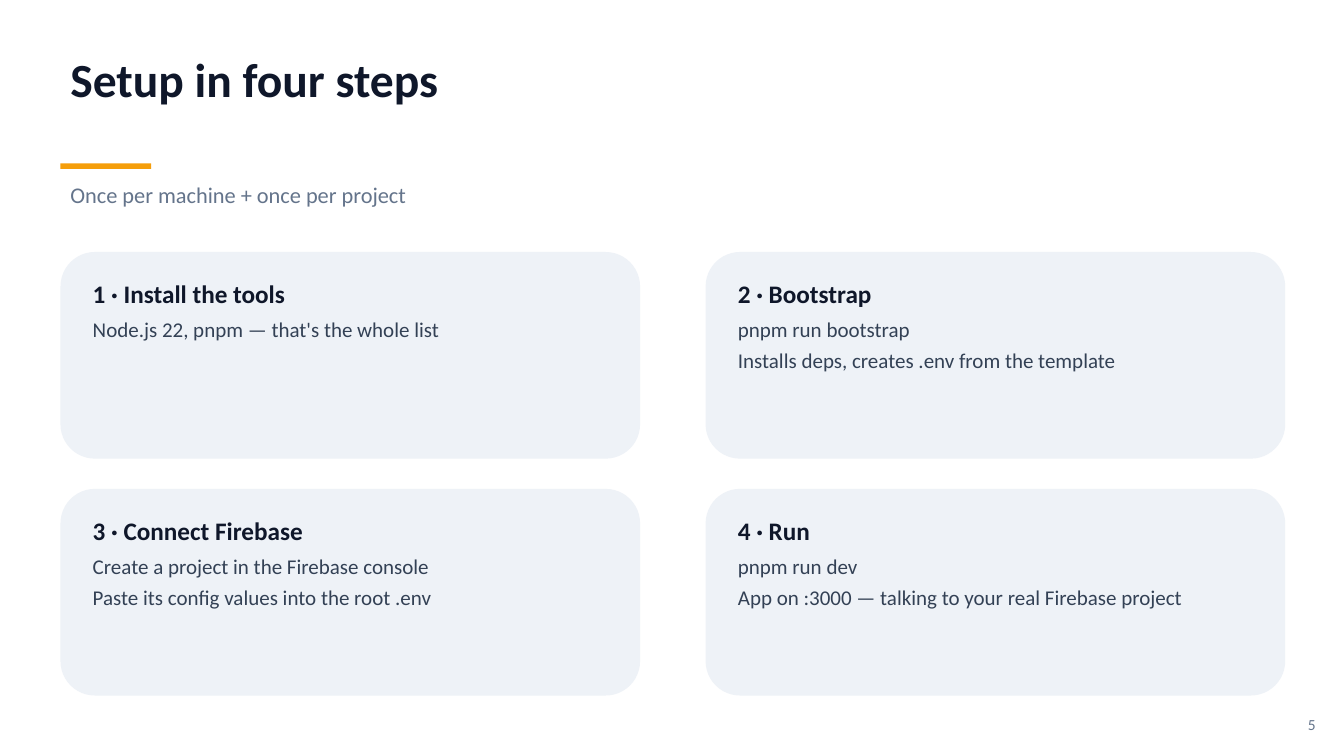
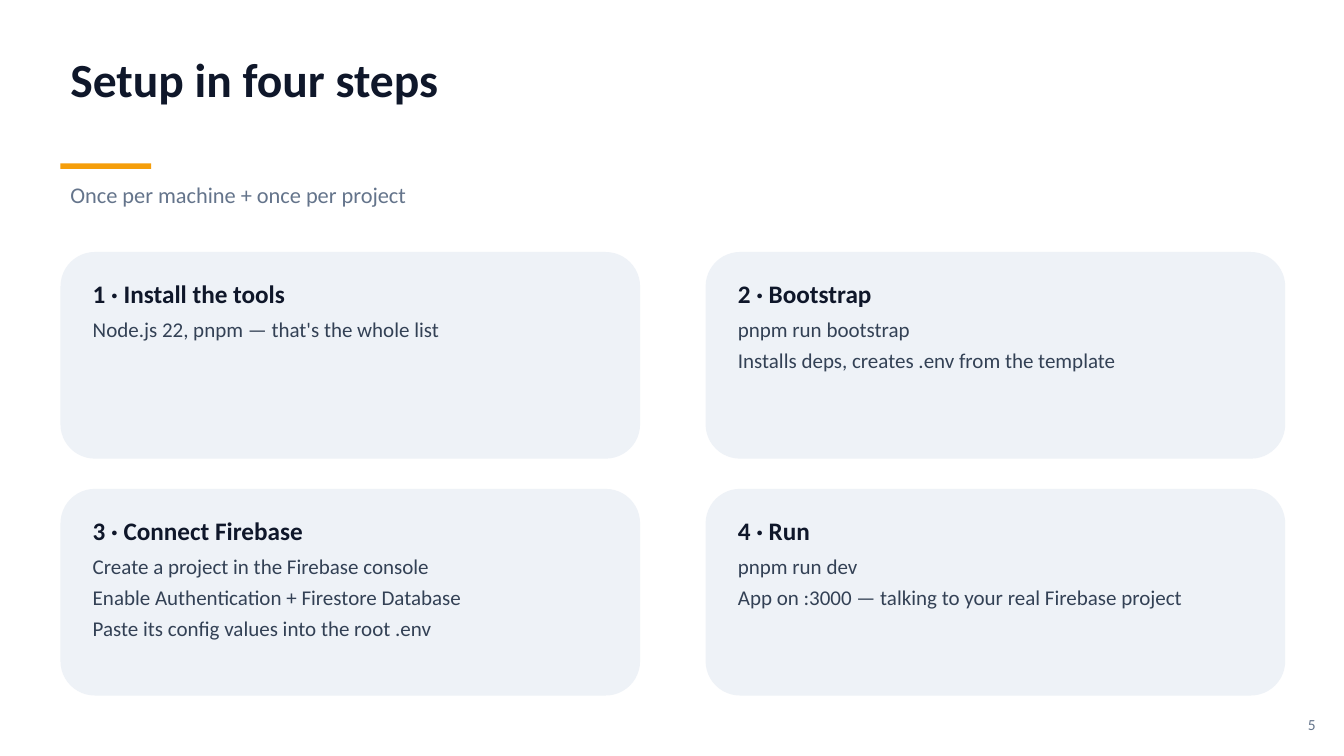
Before and after one commit to AEX8/team9-garage-boilerplate, a slide deck: slide 5 of docs/garage-boilerplate-guide.pptx. Drawn at 1344x756 pixels with LibreOffice and Linux fonts; fonts in the diff are those of the drawing. Boxes give left, top, right and bottom in pixels: in the first picture for what was removed or moved away, otherwise in the second. Text is boxed around its words. In the diff, an @@ line names an element or a change of style, - is before the commit and + after.

Commit message:
fix: slide decks missed enabling Firestore, plus leftover develop/tutorial refs (#12)
- Setup slide never told students to enable Auth/Firestore, only "create
  a project" + "paste config" — the exact gap the markdown docs already
  covered, just missed when the decks were built.
- Several slides still said "PR into develop" and referenced the old
  combined COPY-PASTE-TUTORIAL.md (split into SETUP.md + FEATURE.md
  since then) — leftover from before the git workflow simplification
  and tutorial split.
- Two "firebase deploy" commands were missing the npx firebase-tools
  prefix fix that was already applied everywhere else.

```diff
--- a/docs/garage-boilerplate-guide.pptx
+++ b/docs/garage-boilerplate-guide.pptx
@@ text in rounded rectangle at box(93, 590, 461, 605): paragraph added @@
+Enable Authentication + Firestore Database
```
Also in this commit, not shown: 4 other slides changed, 1 other file.
